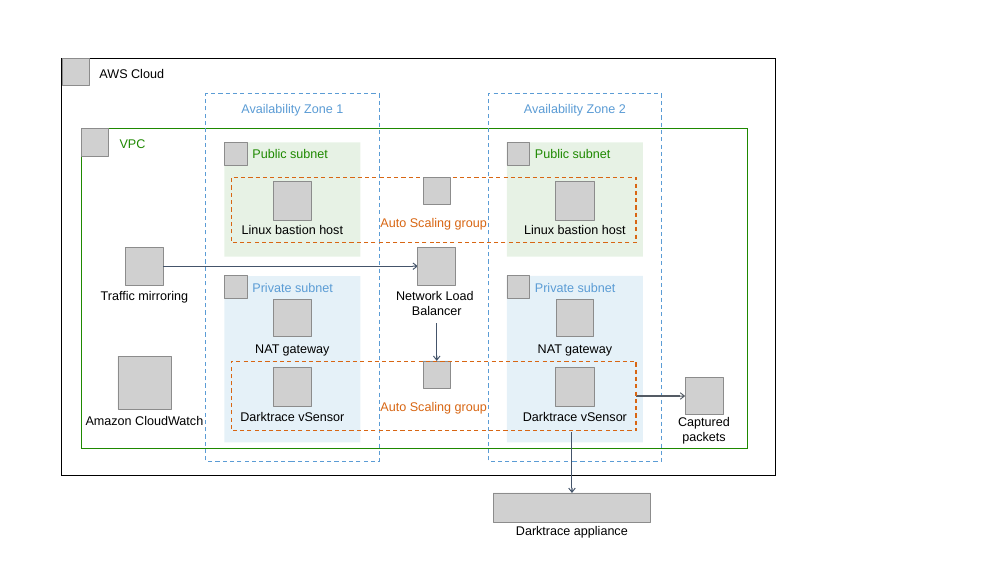
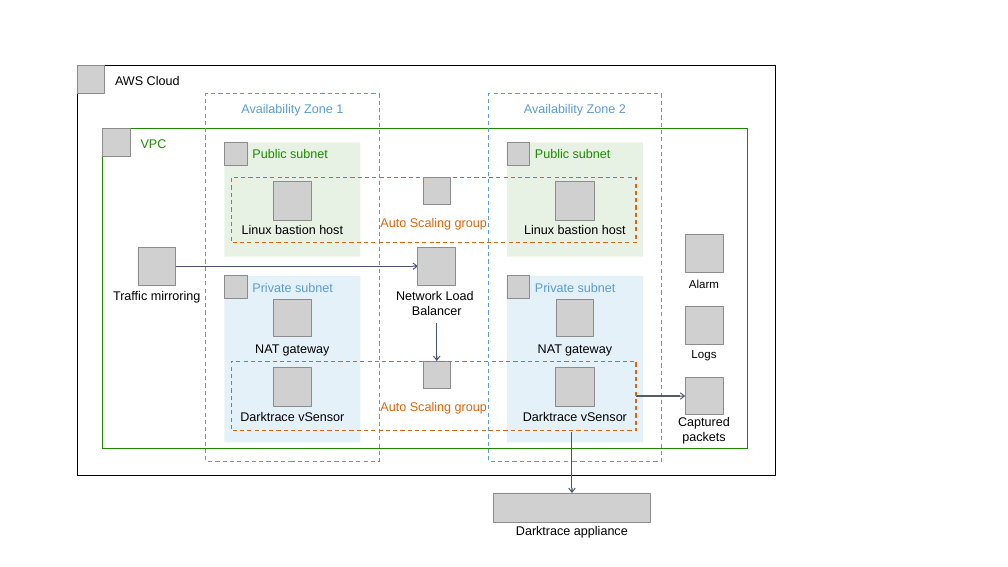
Before and after one commit to aws-quickstart/quickstart-darktrace-vsensor, a slide deck: slide 4 of docs/images/darktrace-vsensor-architecture-diagram.pptx. Drawn at 1008x567 pixels with LibreOffice and Linux fonts; fonts in the diff are those of the drawing; grey boxes stand for pictures. Boxes give left, top, right and bottom in pixels: in the first picture for what was removed or moved away, otherwise in the second. Text is boxed around its words. In the diff, an @@ line names an element or a change of style, - is before the commit and + after.

Commit message:
add cloudwatch alarms and logs as two icons in diagram, list

```diff
--- a/docs/images/darktrace-vsensor-architecture-diagram.pptx
+++ b/docs/images/darktrace-vsensor-architecture-diagram.pptx
@@ rectangle "AWS Cloud": place and size @@
-rectangle "AWS Cloud" at (62, 58, 776, 476)
+rectangle "AWS Cloud" at (77, 66, 775, 476)
@@ picture: place and size @@
-picture at (62, 58, 89, 85)
+picture at (77, 66, 104, 93)
@@ rectangle "VPC": place and size @@
-rectangle "VPC" at (82, 129, 747, 448)
+rectangle "VPC" at (103, 129, 748, 448)
@@ picture: place and size @@
-picture at (82, 129, 109, 156)
+picture at (103, 129, 130, 156)
@@ picture added at (685, 234, 723, 272) @@
@@ picture: place and size @@
-picture at (126, 247, 163, 285)
+picture at (138, 247, 175, 285)
@@ arrow moved from (418, 266) - (163, 266) to (418, 266) - (175, 266) @@
@@ text "Traffic mirroring": place and size @@
-text "Traffic mirroring" at (101, 291, 188, 303)
+text "Traffic mirroring" at (113, 291, 201, 303)
@@ text added at (689, 279, 719, 288), 11 pt, text #000000 @@
+Alarm
@@ picture added at (685, 306, 723, 344) @@
@@ picture removed at (118, 356, 171, 409) @@
@@ text added at (691, 350, 716, 361), 11 pt, text #000000 @@
+Logs
@@ text removed at (86, 416, 203, 425) @@
-Amazon CloudWatch
```
Also in this commit, not shown: 2 other files.
